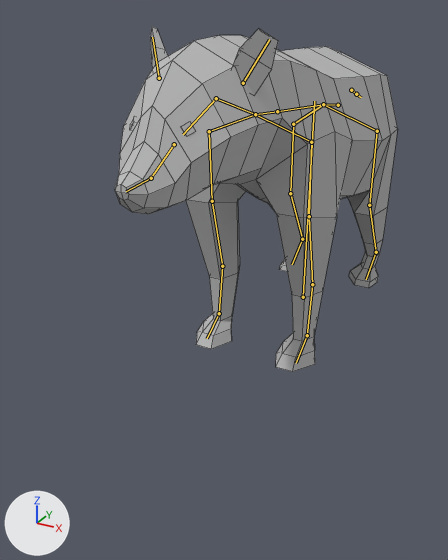
The FBX model Assets/Art/3D/Bear/Bear_Animated.fbx as it was, and as the next commit left it.
Before and after are seen from a 50 mm camera at (2.27, -5.99, 2.99) aimed at (-0.41, -1.11, 0.55). The axes (+X, +Y, +Z) are drawn at lower left. The lights are the same throughout. The first picture is the older version. The bones that change, and the others that lie on the model, are drawn over the model as lines. Mesh edges are drawn as thin lines.

The first picture shows 'Mesh_Bear'.
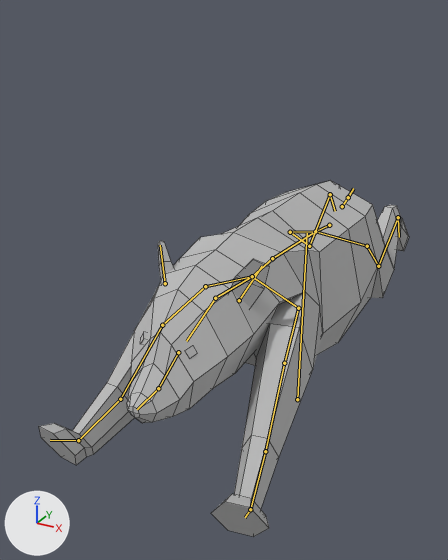
The newer file adds an action. The first version stands in its rest pose; the second is drawn at frame 1 of the action 'Armature|Bear_Slide'.

Boxes [x1, y1, x2, y2] around the edits, measured in the pictures (448 x 560 px):
'Mesh_Bear', posed (31% wider)
    before: [115, 27, 398, 372]
    after: [39, 180, 409, 537]
bone 'Origin', root to tip
    before: (303, 297) to (314, 101)
    after: (297, 399) to (307, 233)
bone 'Torso.002', root to tip
    before: (277, 111) to (255, 114)
    after: (272, 258) to (252, 276)
bone 'FrontLeg.001.L', root to tip
    before: (255, 114) to (311, 142)
    after: (252, 276) to (298, 308)
bone 'FrontLeg.002.L', root to tip
    before: (311, 142) to (309, 216)
    after: (298, 308) to (284, 363)
bone 'FrontLeg.003.L', root to tip
    before: (309, 216) to (312, 284)
    after: (284, 363) to (265, 451)
bone 'Torso.003', root to tip
    before: (255, 114) to (216, 98)
    after: (252, 276) to (215, 298)
bone 'Head.001', root to tip
    before: (216, 98) to (183, 134)
    after: (215, 298) to (186, 341)
bone 'FrontLeg.001.R', root to tip
    before: (255, 114) to (209, 131)
    after: (252, 276) to (205, 286)
bone 'FrontLeg.002.R', root to tip
    before: (209, 131) to (212, 201)
    after: (205, 286) to (162, 325)
bone 'FrontLeg.003.R', root to tip
    before: (212, 201) to (222, 266)
    after: (162, 325) to (120, 399)
bone 'BackLeg.001.L', root to tip
    before: (323, 104) to (377, 131)
    after: (315, 231) to (367, 246)
bone 'BackLeg.002.L', root to tip
    before: (377, 131) to (369, 205)
    after: (367, 246) to (378, 266)
bone 'BackLeg.003.L', root to tip
    before: (369, 205) to (376, 252)
    after: (378, 266) to (398, 217)
bone 'Tail', root to tip
    before: (351, 90) to (356, 94)
    after: (342, 206) to (348, 197)
bone 'BackLeg.001.R', root to tip
    before: (323, 104) to (293, 124)
    after: (315, 231) to (290, 232)
bone 'BackLeg.002.R', root to tip
    before: (293, 124) to (290, 193)
    after: (290, 232) to (309, 246)
bone 'BackLeg.003.R', root to tip
    before: (290, 193) to (302, 239)
    after: (309, 246) to (330, 194)

The edits, one by one:
Bone 'Origin' (bone_origin) moves from (0.0, 0.0, 0.0) to (0.0, -1.381, 0.0).
Bone 'Torso.002' (bone_torso_002) turns from (0, 0, 0) to (7, 0, 0) degrees about its own x, y and z.
Bone 'FrontLeg.001.L' (bone_frontleg_001_l) turns from (0, 0, 0) to (12, -32, 2) degrees about its own x, y and z.
Bone 'FrontLeg.002.L' (bone_frontleg_002_l) turns from (0, 0, 0) to (28, -22, 31) degrees about its own x, y and z.
Bone 'FrontLeg.003.L' (bone_frontleg_003_l) turns from (0, 0, 0) to (-5, 0, -4) degrees about its own x, y and z.
Bone 'Torso.003' (bone_torso_003) turns from (0, 0, 0) to (5, 0, 0) degrees about its own x, y and z.
Bone 'Head.001' (bone_head_001) turns from (0, 0, 0) to (-13, 0, 0) degrees about its own x, y and z.
Bone 'FrontLeg.001.R' (bone_frontleg_001_r) turns from (0, 0, 0) to (12, 32, -2) degrees about its own x, y and z.
Bone 'FrontLeg.002.R' (bone_frontleg_002_r) turns from (0, 0, 0) to (35, 18, -33) degrees about its own x, y and z.
Bone 'FrontLeg.003.R' (bone_frontleg_003_r) turns from (0, 0, 0) to (-10, 2, 9) degrees about its own x, y and z.
Bone 'BackLeg.001.L' (bone_backleg_001_l) turns from (0, 0, 0) to (-7, 7, -2) degrees about its own x, y and z.
Bone 'BackLeg.002.L' (bone_backleg_002_l) turns from (0, 0, 0) to (-35, -7, -23) degrees about its own x, y and z.
Bone 'BackLeg.003.L' (bone_backleg_003_l) turns from (0, 0, 0) to (-26, -4, -17) degrees about its own x, y and z.
Bone 'Tail' (bone_tail) turns from (0, 0, 0) to (36, 0, 0) degrees about its own x, y and z.
Bone 'BackLeg.001.R' (bone_backleg_001_r) turns from (0, 0, 0) to (-7, -7, 2) degrees about its own x, y and z.
Bone 'BackLeg.002.R' (bone_backleg_002_r) turns from (0, 0, 0) to (-39, 9, 26) degrees about its own x, y and z.
Bone 'BackLeg.003.R' (bone_backleg_003_r) turns from (0, 0, 0) to (-28, 5, 18) degrees about its own x, y and z.
